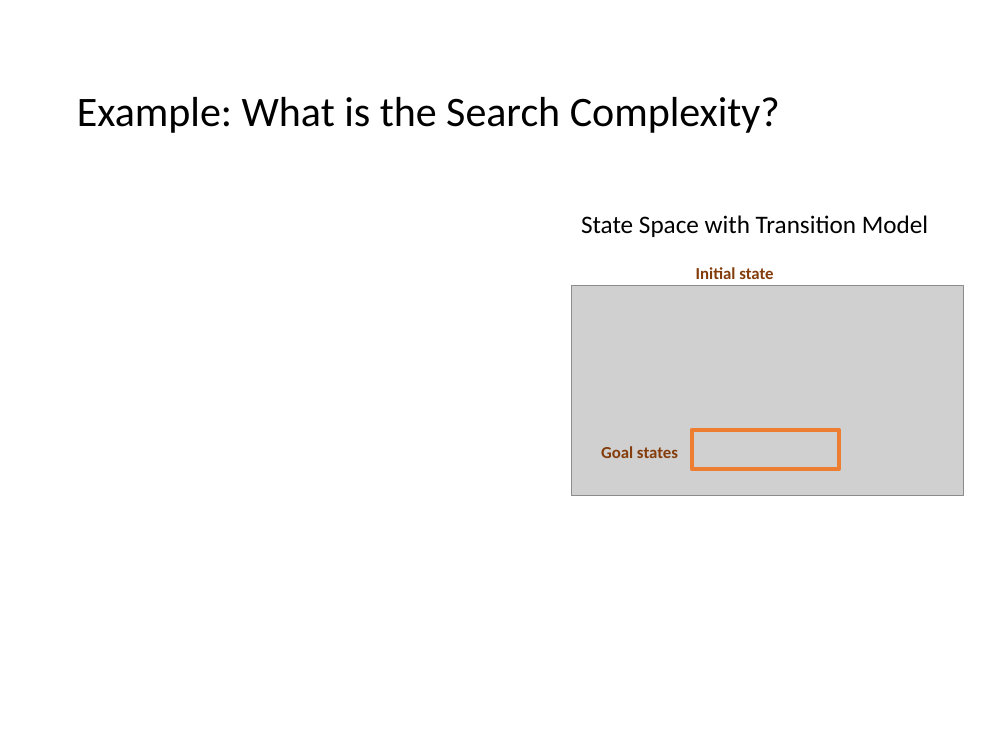
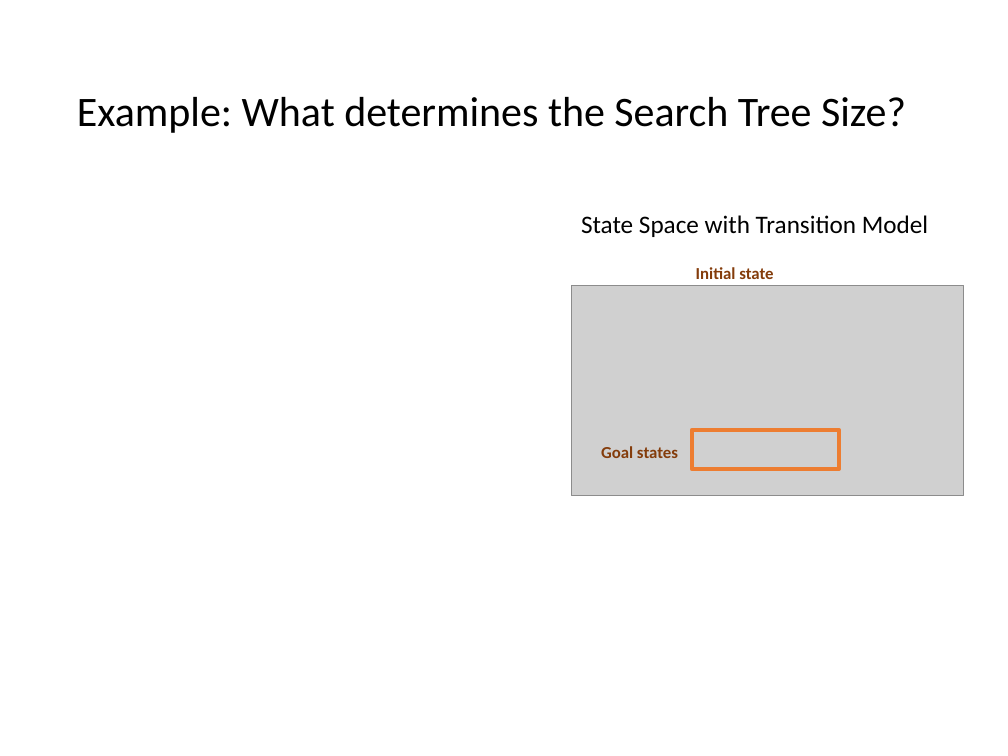
Before and after one commit to mhahsler/CS7320-AI, a slide deck: slide 20 of slides/03_search_discussion.pptx (slide 19 before the commit). Drawn at 1008x756 pixels with LibreOffice and Linux fonts; fonts in the diff are those of the drawing; grey boxes stand for pictures. Boxes give left, top, right and bottom in pixels: in the first picture for what was removed or moved away, otherwise in the second. Text is boxed around its words. In the diff, an @@ line names an element or a change of style, - is before the commit and + after.

```diff
--- a/slides/03_search_discussion.pptx
+++ b/slides/03_search_discussion.pptx
@@ title at box(77, 97, 906, 133): text changed @@
-Example: What is the Search Complexity?
+Example: What determines the Search Tree Size?
```
Also in this commit, not shown: 9 other slides changed, 6 slides added, 4 slides removed, 1 other file.
